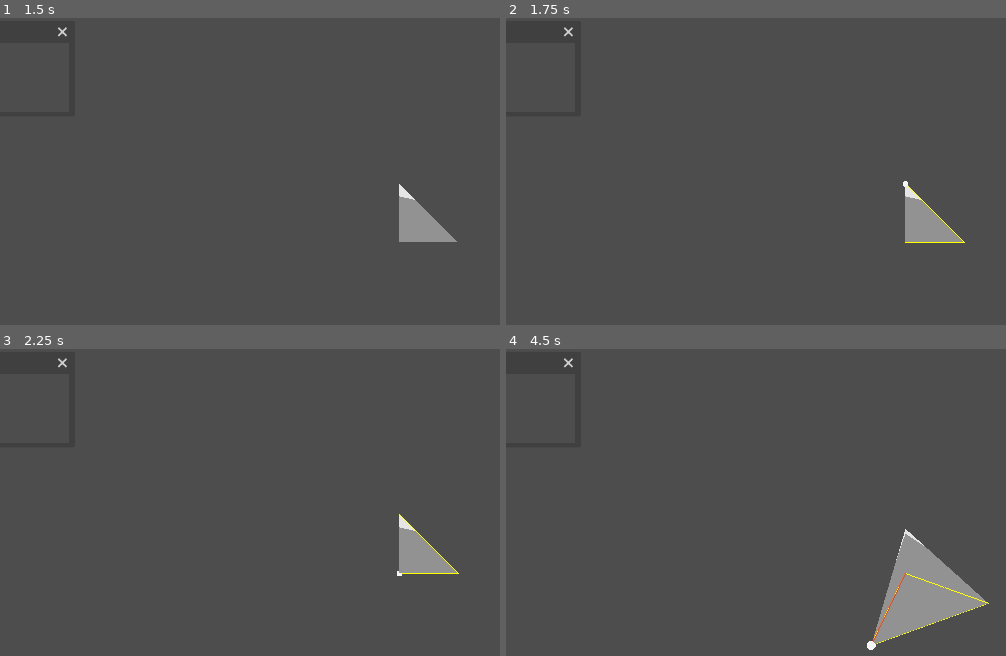
Above: before the commit, frames 1-4 (two rows, left to right).
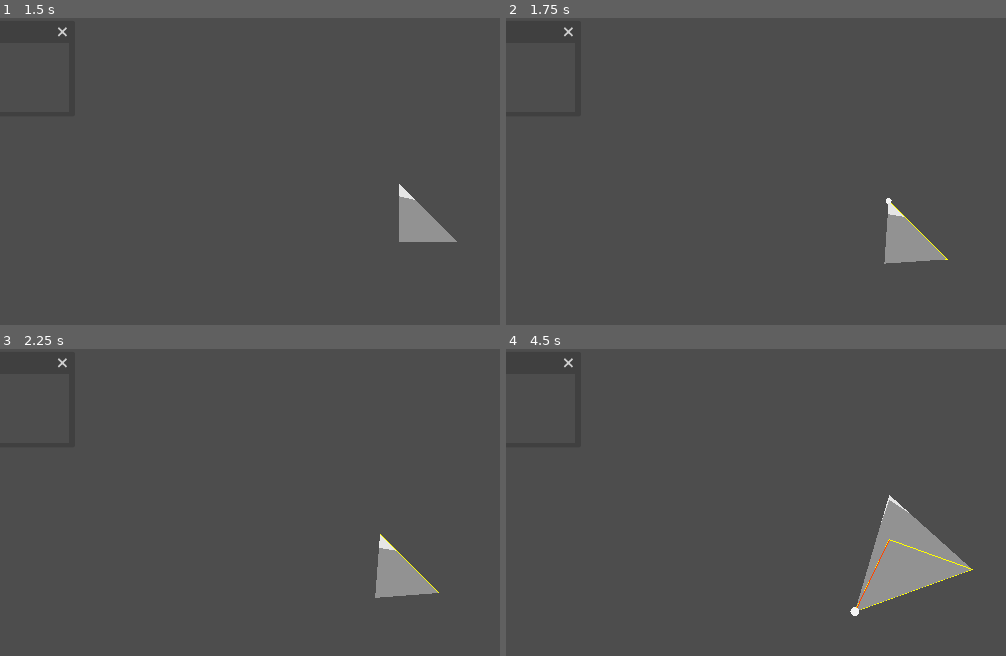
Above: after the commit, the same moments.

Repository: Y-o-p/gizmo
Game: Godot game, scene res://scenes/main.tscn
The game is run twice, just before and just after one commit, with the same random seed, the same clock (stepped at 60 frames per second) and the same inputs.
Inputs (mouse positions are in pixels of both pictures, inside the frame that each line leads up to):
- Up to frame 1 (1.5 s): tap Enter at 0.5 s; move the mouse to (outside the picture) at 0.52 s; hold F (face) 0.53-1.28 s; click (outside the picture) at 0.8 s; tap Space (swap_projection) at 1.25 s; move the mouse to (240, 263) at 1.27 s; click (240, 263) at 1.35 s
- Up to frame 2 (1.75 s): tap F (face) at 1.55 s
- Up to frame 3 (2.25 s): move the mouse to (480, 474) at 2.02 s; hold E (edge) from 2.03 s (still down)
- Up to frame 4 (4.5 s): click (986, 474) at 2.3 s; tap Enter at 2.75, 4.25 s; move the mouse to (outside the picture) at 2.77 s; release E (edge) at 2.78 s; tap F (face) at 2.85 s; tap Space (swap_projection) at 3.5 s; move the mouse to (outside the picture) at 3.52 s; hold Middle mouse button (rotate_mode) 3.53-4.28 s; click (outside the picture) at 3.8 s; move the mouse to (846, 566) at 4.27 s; click (846, 566) at 4.35 s

Frame 1 is identical in both runs. In frame 2, 2.1% of the frame differs, in the area x 75-92%, y 53-81%; in frame 3, 2.3%; in frame 4, 5.1%, in the area x 68-97%, y 47-99%.

Commit message:
[2] Camera now pivots to the center of selected face

Diff:
--- a/gizmo/scenes/model.tscn
+++ b/gizmo/scenes/model.tscn
@@ -40,7 +40,7 @@
 size = 1.474
 near = 0.001
 script = ExtResource("2_d5leo")
-selection = NodePath("")
+selection = NodePath("../../Selection")
 
 [node name="WorldEnvironment" type="WorldEnvironment" parent="."]
 environment = SubResource("Environment_rka1o")
--- a/gizmo/scripts/camera_3d.gd
+++ b/gizmo/scripts/camera_3d.gd
@@ -6,21 +6,32 @@
 @onready var _camera_pivot = get_parent()
 @export var tilt_limit = deg_to_rad(90)
 
+var _desired_position := Vector3()
+
 var _current_distance := 5.0
 var _current_size := 5.0
 var RAY_LENGTH := 5000.0
+
+func _ready() -> void:
+	selection.face_changed.connect(_on_face_changed)
+
+func _on_face_changed(a: Vector3, b: Vector3, c: Vector3):
+	var center = (a + b + c) / 3.0
+	_desired_position = center
 
 func _process(delta) -> void:
 	if Input.is_action_just_released("rotate_mode"):
 		Input.set_mouse_mode(Input.MOUSE_MODE_VISIBLE)
 
-	# For perspective mode
+	## For perspective mode
 	_current_distance = lerp(_current_distance, distance, 10.0 * delta)
 	position = _current_distance * Vector3(0.0, 0.0, 1.0)
 
-	# For orthogonal mode
+	## For orthogonal mode
 	_current_size = lerp(_current_size, distance, 10.0 * delta)
 	size = _current_size
+
+	_camera_pivot.position = lerp(_camera_pivot.position, _desired_position, 10.0 * delta)
 
 func _input(event: InputEvent) -> void:
 	if event.is_action("rotate_mode"):
--- a/gizmo/scripts/selection.gd
+++ b/gizmo/scripts/selection.gd
@@ -32,6 +32,7 @@
 			print("Error: ", command)
 
 	print("Mode: ", mode)
+
 
 func _refresh_tool():
 	tool = MeshDataTool.new()
